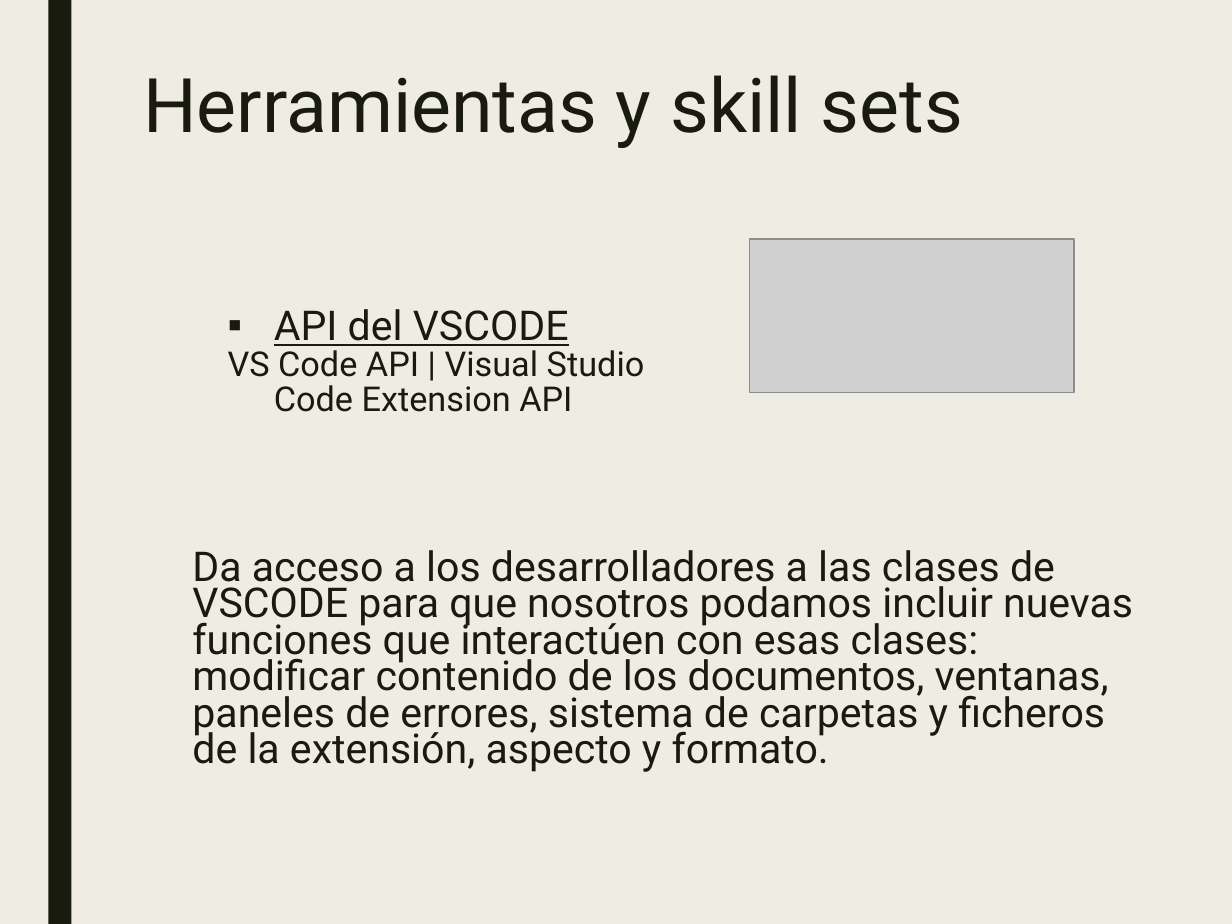
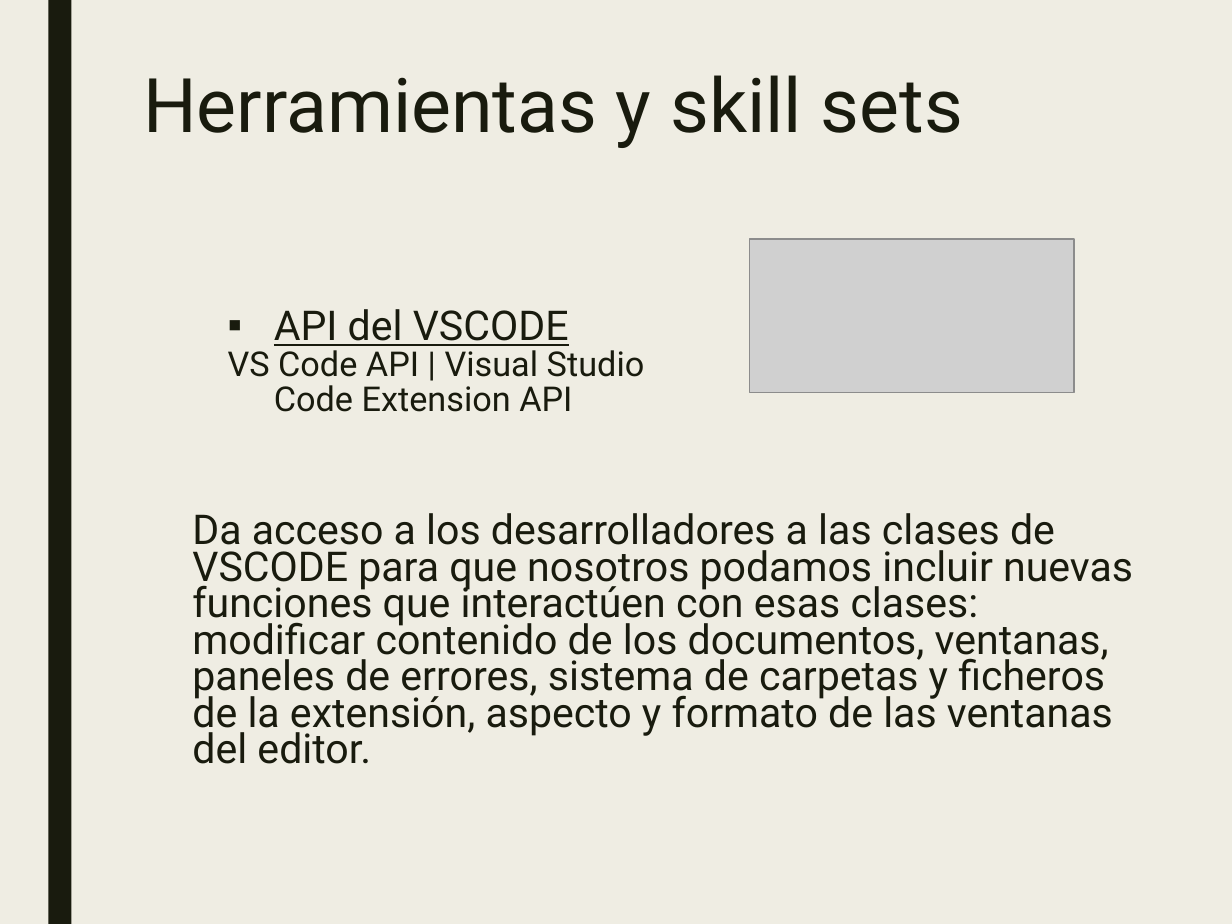
Before and after one commit to JalmarazMartn/dotnetrioja1, a slide deck: slide 28 of VSCODE Extensiones.ppt (slide 27 before the commit). Drawn at 1232x924 pixels with LibreOffice and Linux fonts; fonts in the diff are those of the drawing; grey boxes stand for pictures. Boxes give left, top, right and bottom in pixels: in the first picture for what was removed or moved away, otherwise in the second. Text is boxed around its words. In the diff, an @@ line names an element or a change of style, - is before the commit and + after.

```diff
--- a/VSCODE Extensiones.ppt
+++ b/VSCODE Extensiones.ppt
@@ text at (x1=192, y1=513, x2=1133, y2=764): text changed @@
-Da acceso a los desarrolladores a las clases de VSCODE para que nosotros podamos incluir nuevas funciones que interactúen con esas clases: modificar contenido de los documentos, ventanas, paneles de errores, sistema de carpetas y ficheros de la extensión, aspecto y formato.
+Da acceso a los desarrolladores a las clases de VSCODE para que nosotros podamos incluir nuevas funciones que interactúen con esas clases: modificar contenido de los documentos, ventanas, paneles de errores, sistema de carpetas y ficheros de la extensión, aspecto y formato de las ventanas del editor.
```
Also in this commit, not shown: 8 other slides changed, 1 slide added.
